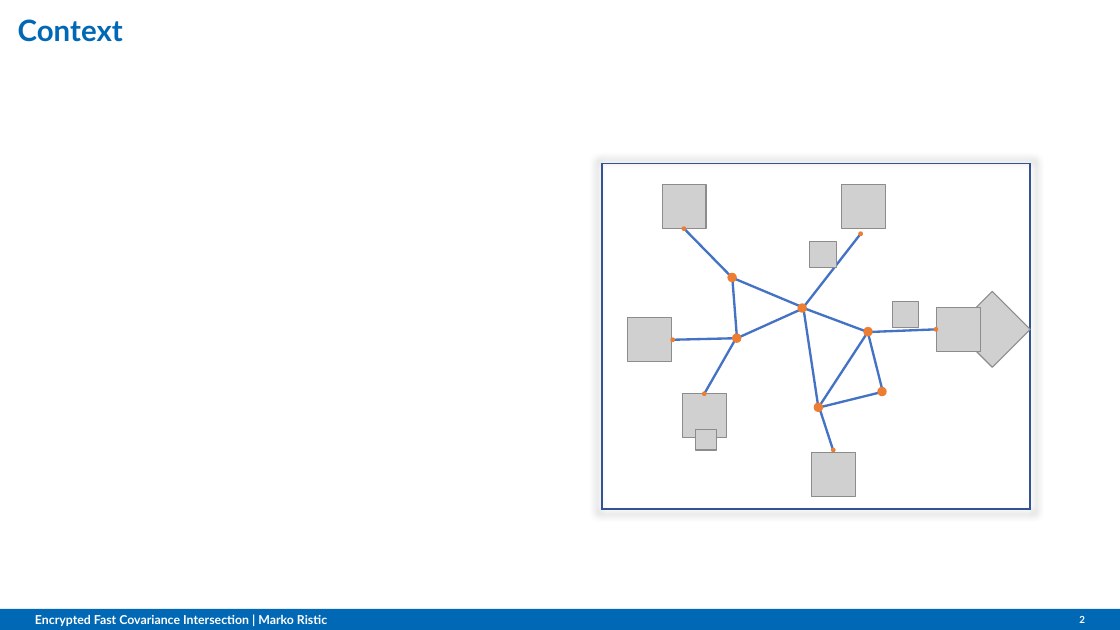
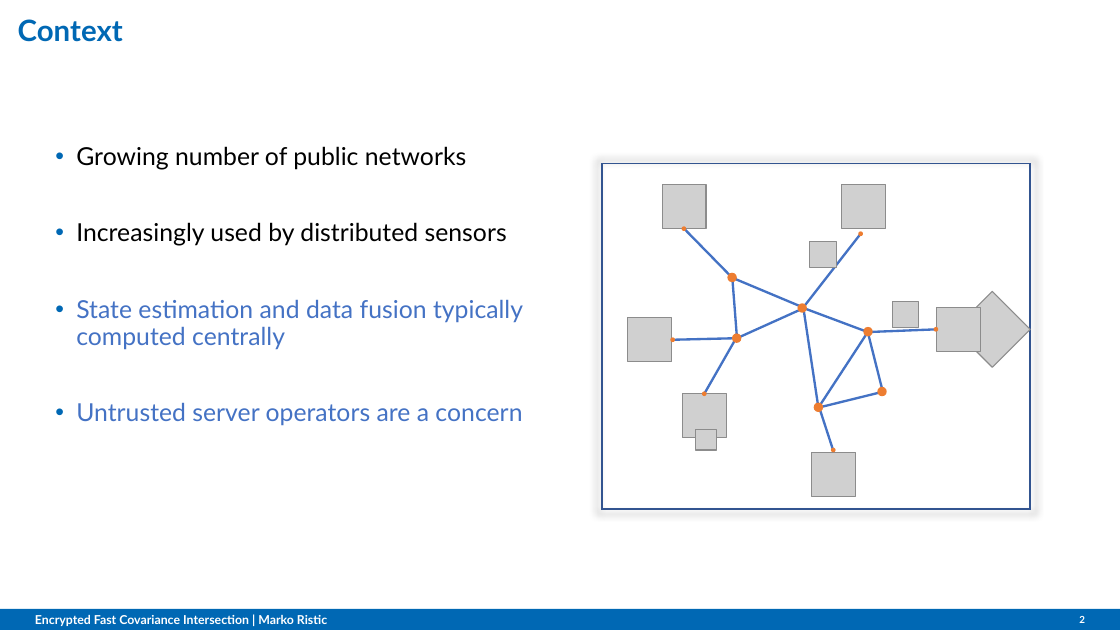
Before and after one commit to omubtcezq/PaillierFCI, a slide deck: slide 2 of presentation/MFI2022_marko_ristic.pptx. Drawn at 1120x630 pixels with LibreOffice and Linux fonts; fonts in the diff are those of the drawing; grey boxes stand for pictures; background and template pictures are left out. Boxes give left, top, right and bottom in pixels: in the first picture for what was removed or moved away, otherwise in the second. Text is boxed around its words. In the diff, an @@ line names an element or a change of style, - is before the commit and + after.

```diff
--- a/presentation/MFI2022_marko_ristic.pptx
+++ b/presentation/MFI2022_marko_ristic.pptx
@@ text added at [76,146,523,426], 15.9 pt, text #4472C4 @@
+• Growing number of public networks
+• Increasingly used by distributed sensors
+• State estimation and data fusion typically computed centrally
+• Untrusted server operators are a concern
```
Also in this commit, not shown: 11 other slides changed.
